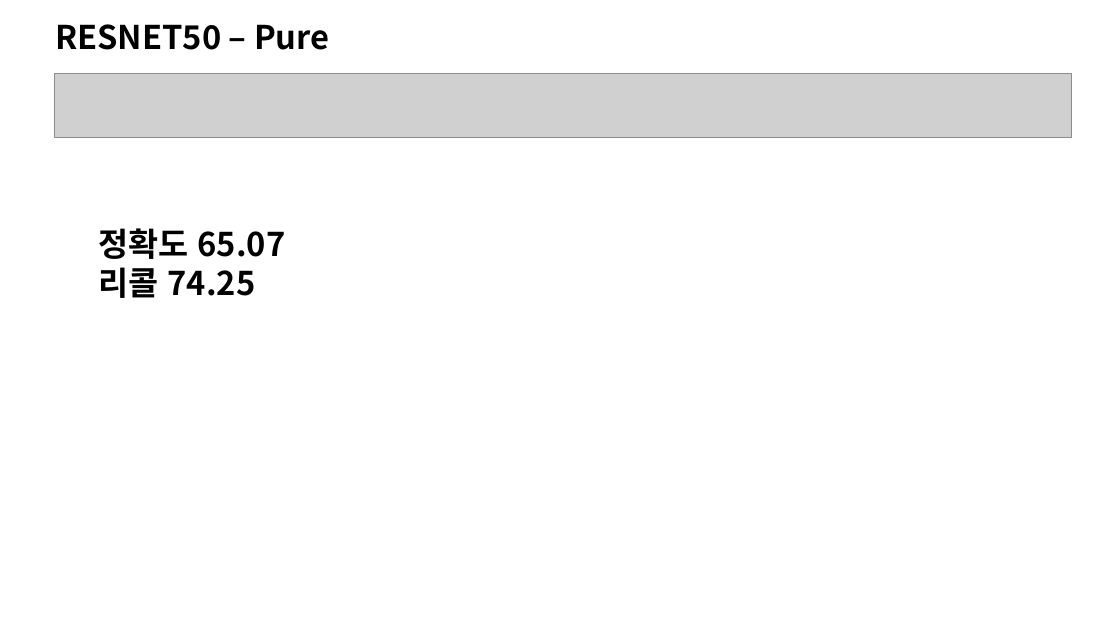
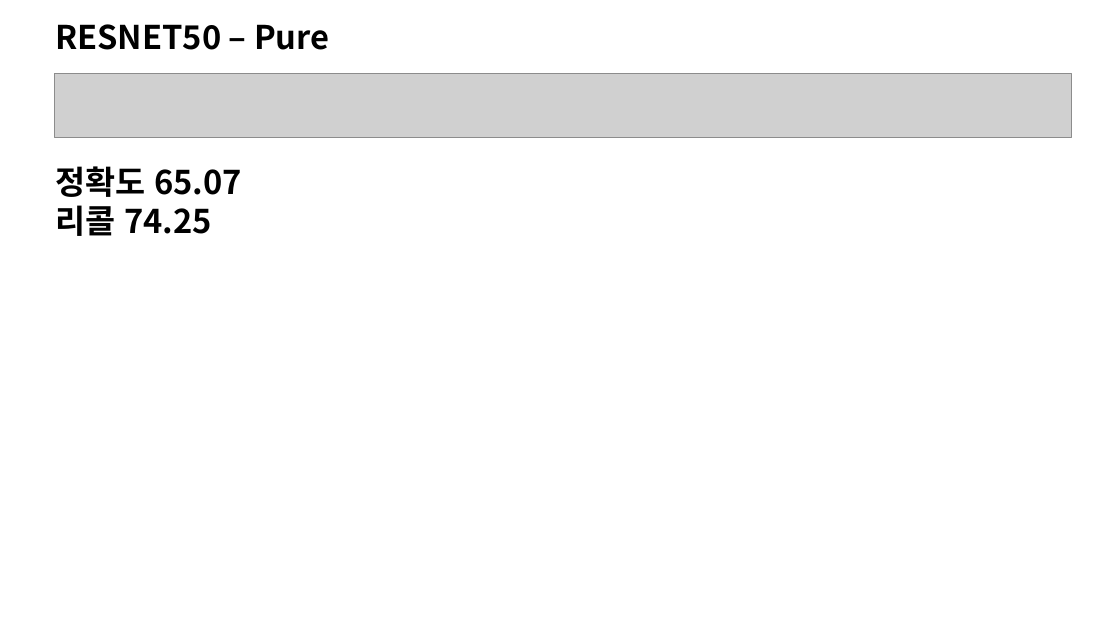
Before and after one commit to Ijjoe/frownFace, a slide deck: slide 3 of hosuk/102.ppt/중간발표.pptx. Drawn at 1120x630 pixels with LibreOffice and Linux fonts; fonts in the diff are those of the drawing; grey boxes stand for pictures. Boxes give left, top, right and bottom in pixels: in the first picture for what was removed or moved away, otherwise in the second. Text is boxed around its words. In the diff, an @@ line names an element or a change of style, - is before the commit and + after.

```diff
--- a/hosuk/102.ppt/중간발표.pptx
+++ b/hosuk/102.ppt/중간발표.pptx
@@ text "정확도 65.07" moved from (x1=99, y1=228, x2=286, y2=298) to (x1=55, y1=166, x2=243, y2=236) @@
```
Also in this commit, not shown: 6 other slides changed, 9 slides added, 3 slides removed, 22 other files.
